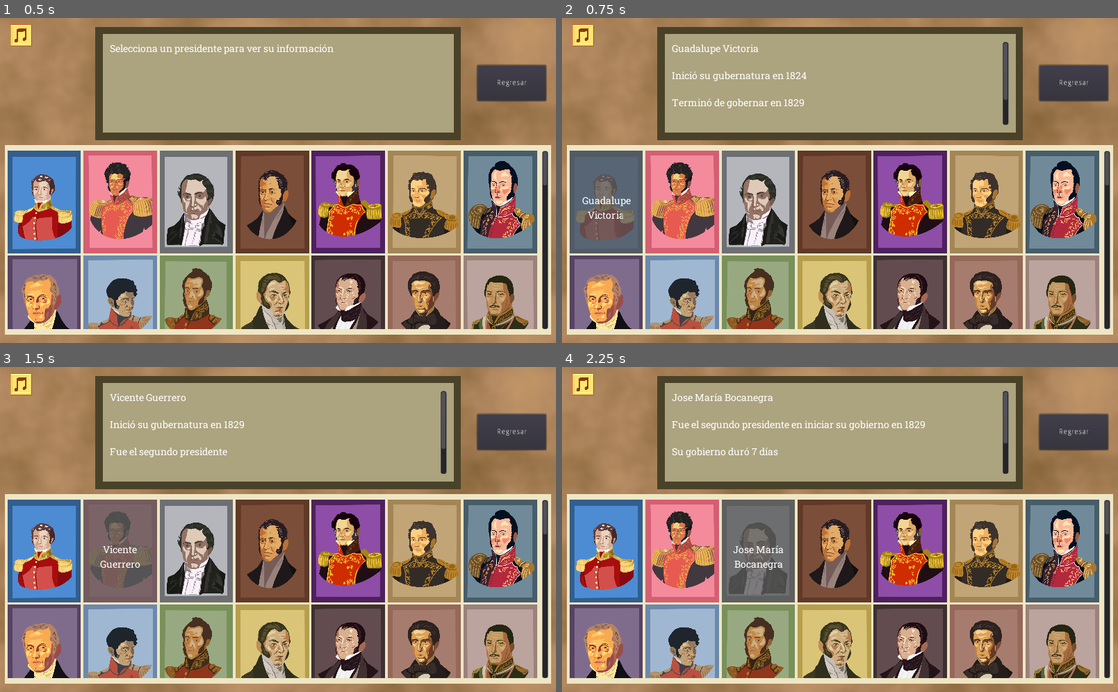
Above: before the commit, frames 1-4 (two rows, left to right).
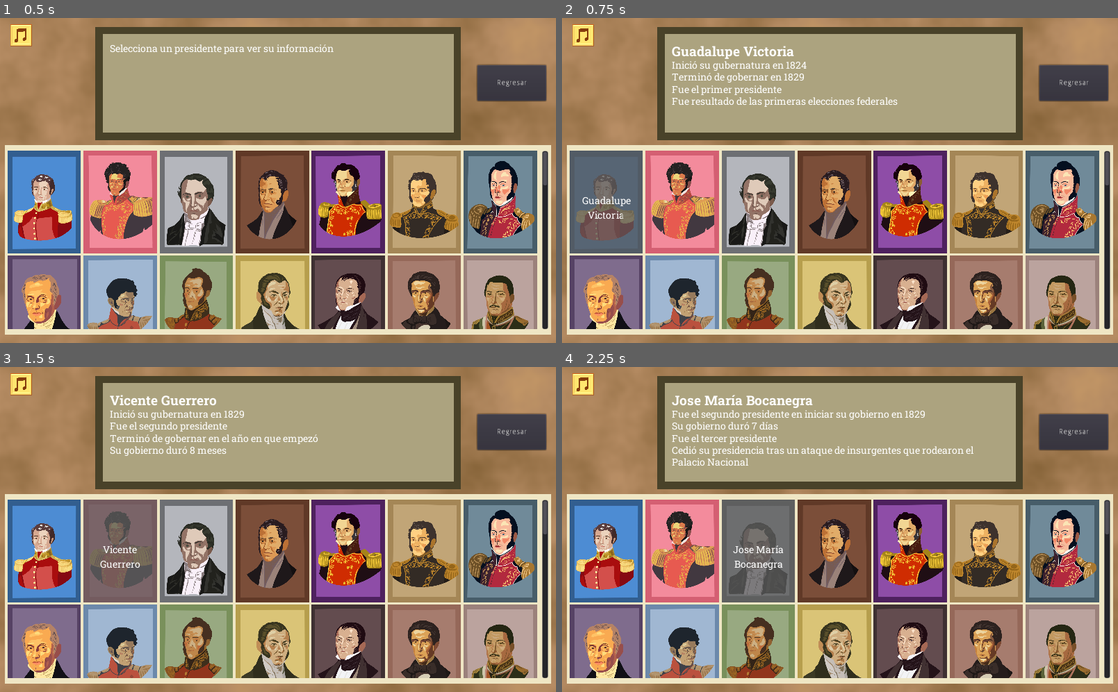
Above: after the commit, the same moments.

Repository: BryanWi/AdivinaQuien
Game: Godot game, scene res://game/estudio/Estudio.tscn
Two runs of this game, one before a commit and one after it. Both use one fixed random seed, a clock stepped at 60 frames per second and the inputs below. This scene is started directly instead of the project's main scene. The engine's default icon, where the game draws it, is replaced by a stand-in: a white triangle on a blue panel in a dark square. Sound files missing from this copy of the repository are replaced by a short silence.
Inputs (mouse positions are in pixels of both pictures, inside the frame that each line leads up to):
- Up to frame 1 (0.5 s): no input
- Up to frame 2 (0.75 s): click (606, 203) at 0.5 s
- Up to frame 3 (1.5 s): click (122, 552) at 1.25 s
- Up to frame 4 (2.25 s): click (756, 552) at 2 s

Frame 1 is identical in both runs. In frame 2, 2.0% of the frame differs, in the area x 19-81%, y 7-33%; in frame 3, 1.8%; in frame 4, 2.6%.

Commit message:
Titulo de presidentes en grande

Diff:
--- /dev/null
+++ b/assets/font/NombrePresi.tres
@@ -0,0 +1,7 @@
+[gd_resource type="DynamicFont" load_steps=2 format=2]
+
+[ext_resource path="res://assets/font/RobotoSlab-Bold.ttf" type="DynamicFontData" id=1]
+
+[resource]
+size = 25
+font_data = ExtResource( 1 )
--- a/game/estudio/Estudio.gd
+++ b/game/estudio/Estudio.gd
@@ -46,10 +46,10 @@
 
 
 func check_answer(nombre: String, _btn_name: String):
-	pistasLabel.text = nombre
+	pistasLabel.bbcode_text = "[font=res://assets/font/NombrePresi.tres]"+ nombre + "[/font]"
 	pistas = doc[nombre]["pistas"]
 	for i in pistas:
-		pistasLabel.text +=  "\n\n" + i
+		pistasLabel.bbcode_text +=  "\n" + i
 
 
 func play_sound(sonido: String) ->void:
--- a/game/estudio/Estudio.tscn
+++ b/game/estudio/Estudio.tscn
@@ -96,12 +96,15 @@
 margin_top = -77.0
 margin_right = 310.5
 margin_bottom = 77.0
+custom_constants/line_separation = -2
 custom_fonts/mono_font = SubResource( 2 )
 custom_fonts/bold_italics_font = SubResource( 2 )
 custom_fonts/italics_font = SubResource( 2 )
 custom_fonts/bold_font = SubResource( 2 )
 custom_fonts/normal_font = SubResource( 2 )
-text = "Selecciona un presidente para ver su información "
+bbcode_enabled = true
+bbcode_text = "Selecciona un presidente para ver su información"
+text = "Selecciona un presidente para ver su información"
 
 [node name="Sonidos" type="Control" parent="."]
 margin_right = 40.0
